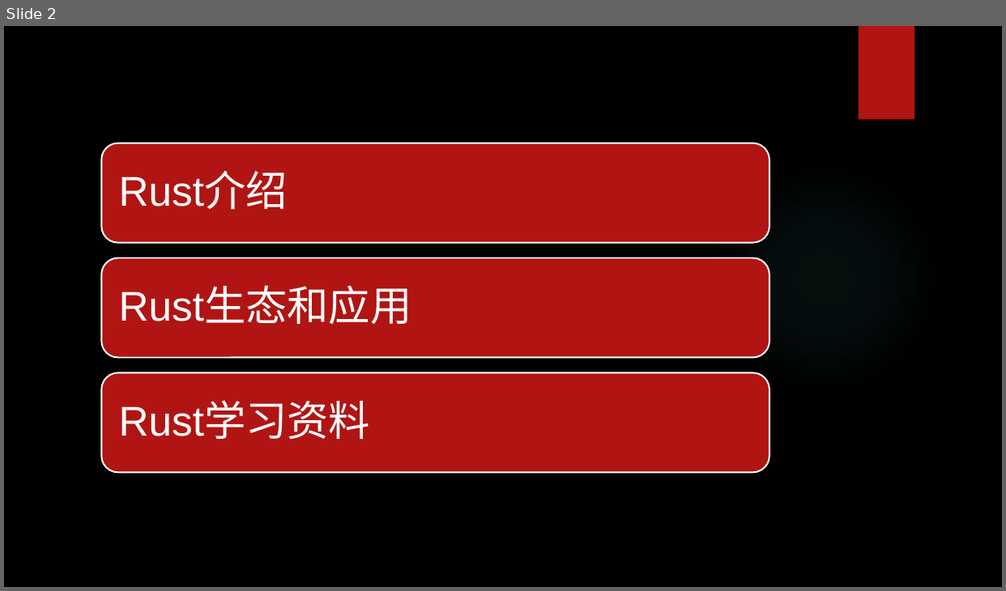
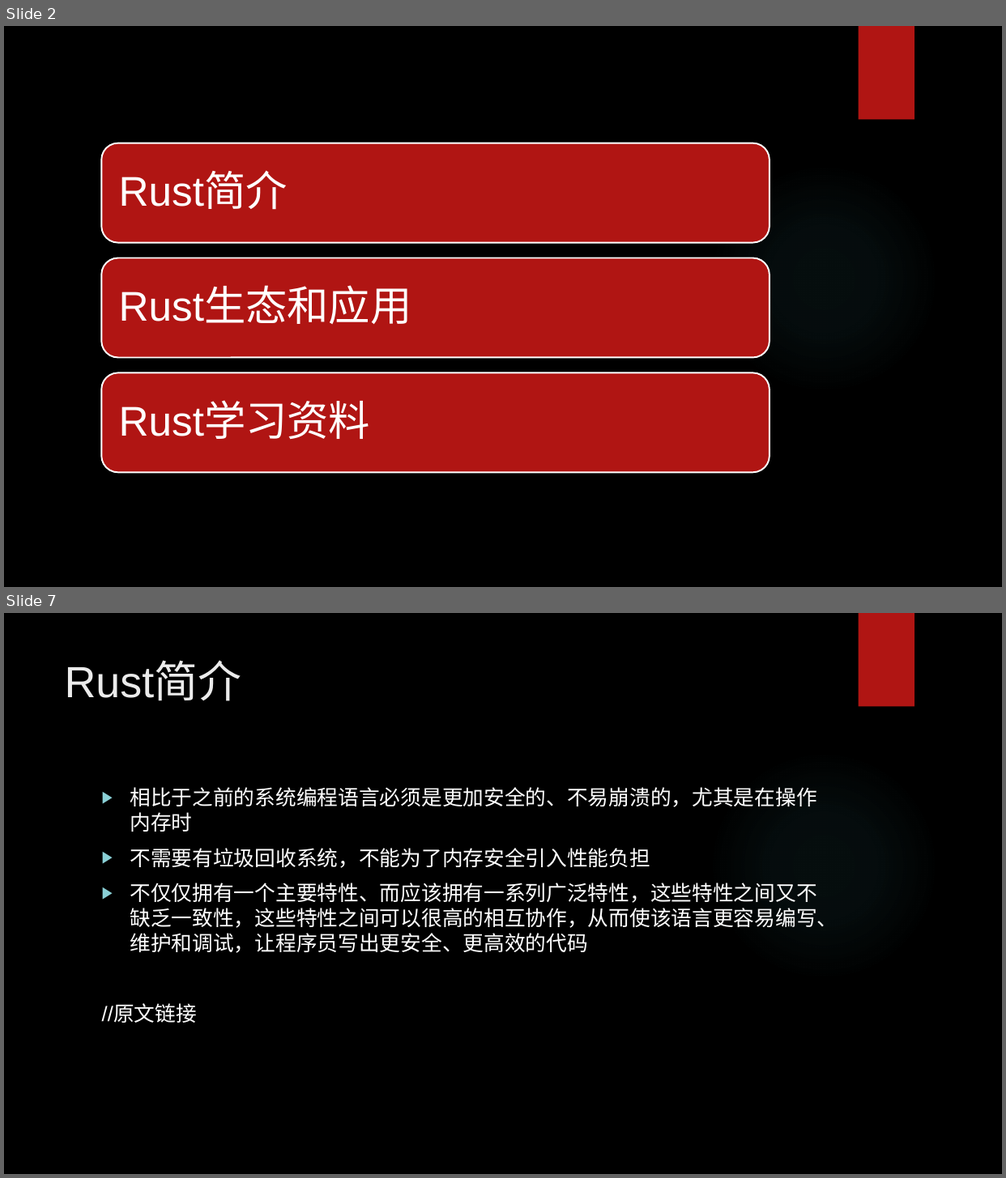
Before and after one commit to hengli-coder/rust_learning, a slide deck: Rust调研.pptx. Shown one above the other, each under a label of ours: slide 2 before the commit, slides 2 and 7 after it; the slides between them are not shown. The pictures are 1006x591 and 1006x1178 pixels, drawn with LibreOffice and Linux fonts; fonts in the diff are those of the drawing; background and template pictures are left out. Boxes give left, top, right and bottom in pixels: in the first picture for what was removed or moved away, otherwise in the second. Text is boxed around its words. In the diff, an @@ line names an element or a change of style, - is before the commit and + after.

```diff
--- a/Rust调研.pptx
+++ b/Rust调研.pptx
@@ slide 7 added at [4, 613, 1002, 1174], background picture (left out); not listed: 2 template elements that a slide beside it also shows @@
@@ title added at [65, 663, 242, 701], 42 pt, text #EBEBEB @@
+Rust简介
@@ text added at [102, 787, 837, 1023], 20 pt, text #FFFFFF @@
+▶ 相比于之前的系统编程语言必须是更加安全的、不易崩溃的，尤其是在操作内存时
+▶ 不需要有垃圾回收系统，不能为了内存安全引入性能负担
+▶ 不仅仅拥有一个主要特性、而应该拥有一系列广泛特性，这些特性之间又不缺乏一致性，这些特性之间可以很高的相互协作，从而使该语言更容易编写、维护和调试，让程序员写出更安全、更高效的代码
+//原文链接
@@ slide 2 changed as well @@
@@ text at [119, 173, 288, 210]: text changed @@
-Rust介绍
+Rust简介
```
Also in this commit, not shown: 1 other slide changed, 11 other slides added, 1 slide removed.
